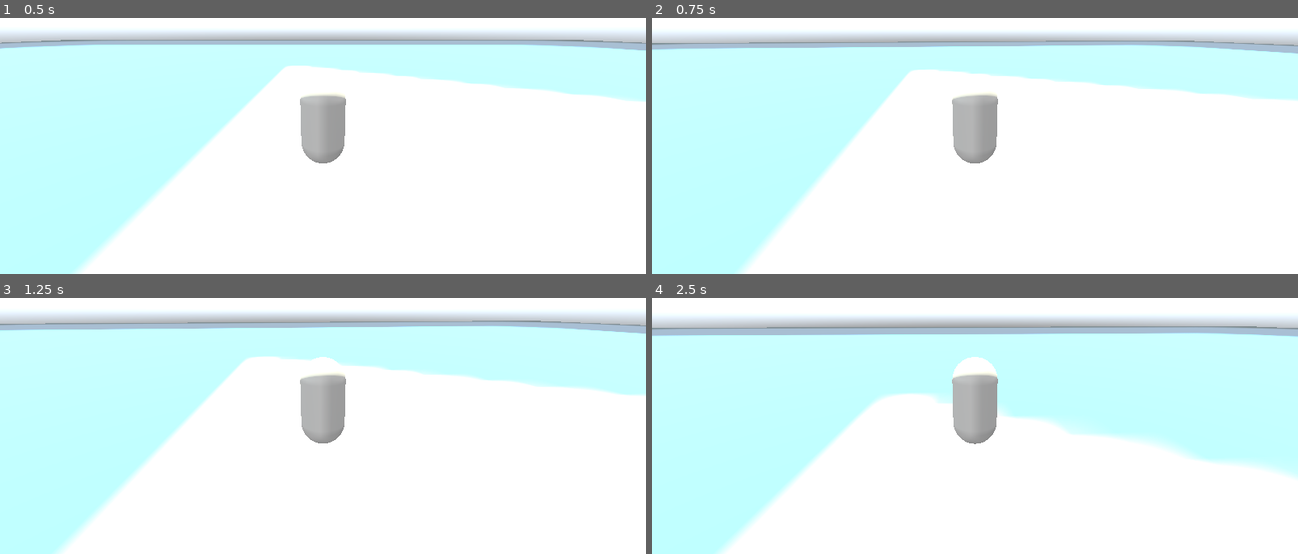
Above: before the commit, frames 1-4 (two rows, left to right).
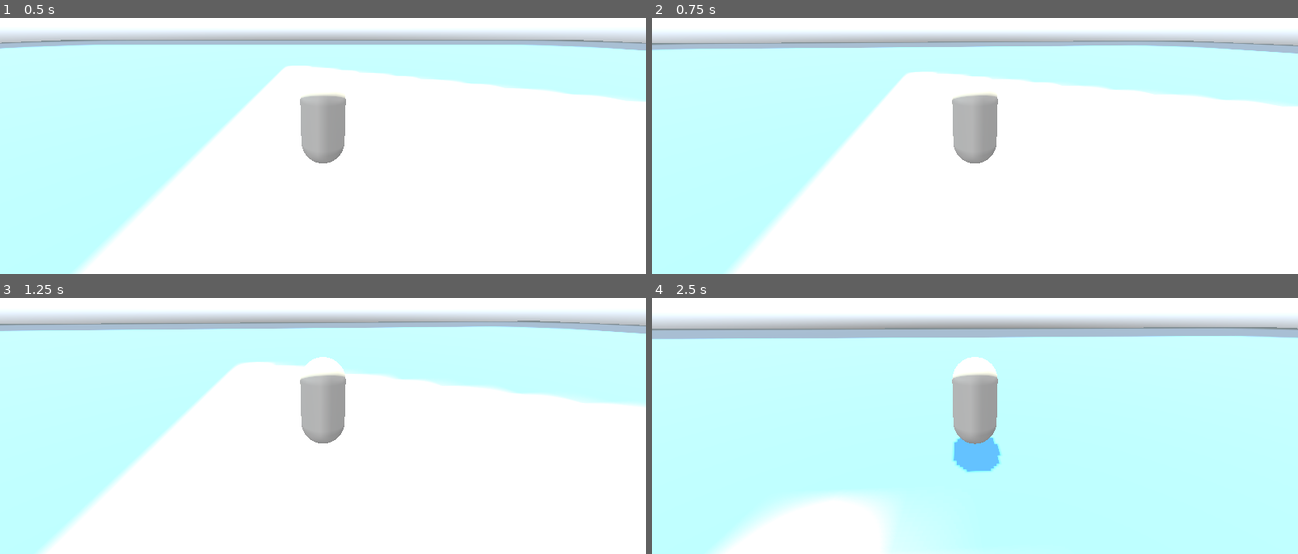
Above: after the commit, the same moments.

Repository: tabyrocket/rat-souls
Game: Godot game, scene res://scenes/test_scene.tscn
Two runs of this game, one before a commit and one after it. Both use one fixed random seed, a clock stepped at 60 frames per second and the inputs below. The engine's default icon, where the game draws it, is replaced by a stand-in: a white triangle on a blue panel in a dark square. A sky picture missing from this copy of the repository is replaced by a grey-blue gradient.
Inputs (mouse positions are in pixels of both pictures, inside the frame that each line leads up to):
- Up to frame 1 (0.5 s): no input
- Up to frame 2 (0.75 s): move the mouse to (1007, 92) at 0.52 s; hold W (move_forward) from 0.53 s (still down); tap Space (dodge) at 0.6 s
- Up to frame 3 (1.25 s): keep holding W (move_forward)
- Up to frame 4 (2.5 s): keep holding W (move_forward); move the mouse to (942, 374) at 1.27 s; tap Space (dodge) at 1.35, 2.1 s; move the mouse to (987, 367) at 2.02 s

Frame 1 is identical in both runs. In frame 2, 2.1% of the frame differs, in the area x 0-100%, y 8-100%; in frame 3, 3.9%; in frame 4, 36%, in the area x 0-100%, y 11-100%.

Commit message:
Basic dodge + SFX

Diff:
--- a/rat-souls/characters/player/player.gd
+++ b/rat-souls/characters/player/player.gd
@@ -1,12 +1,25 @@
 extends CharacterBody3D
 
+# Camera settings
 @onready var camera_pivot = $CameraPivot
-
 @export var mouse_sensitivity = 0.002
 @export var controller_look_sensitivity: float = 2.0
 @export var min_look_angle_deg: float = -60.0
 @export var max_look_angle_deg: float = 20.0
 
+# SFX
+@onready var dodge_sfx: AudioStreamPlayer3D = $DodgeSFX
+
+# Dodge settings
+@export var dodge_speed: float = 14.0
+@export var dodge_duration: float = 0.20
+@export var dodge_cooldown: float = 0.60
+var is_dodging: bool = false
+var dodge_timer: float = 0.0
+var dodge_cooldown_timer: float = 0.0
+var dodge_direction: Vector3 = Vector3.ZERO
+
+# Movement variables
 var speed = 6.0
 var gravity = ProjectSettings.get_setting("physics/3d/default_gravity")
 
@@ -14,24 +27,45 @@
 	Input.set_mouse_mode(Input.MOUSE_MODE_CAPTURED)
 
 func _input(event):
+	# Handle mouse look
 	if event is InputEventMouseMotion:
 		rotate_y(-event.relative.x * mouse_sensitivity)
 		camera_pivot.rotation.x -= event.relative.y * mouse_sensitivity
-
 		camera_pivot.rotation.x = clamp(camera_pivot.rotation.x, deg_to_rad(min_look_angle_deg), deg_to_rad(max_look_angle_deg))
 
 func _physics_process(delta):
+	# Update dodge cooldown
+	if dodge_cooldown_timer > 0.0:
+		dodge_cooldown_timer -= delta
+
+	# Handle controller look input
 	var look_input = Input.get_vector("look_left", "look_right", "look_up", "look_down")
 	if look_input != Vector2.ZERO:
 		rotate_y(-look_input.x * controller_look_sensitivity * delta)
 		camera_pivot.rotation.x -= look_input.y * controller_look_sensitivity * delta
 		camera_pivot.rotation.x = clamp(camera_pivot.rotation.x, deg_to_rad(min_look_angle_deg), deg_to_rad(max_look_angle_deg))
 
+	# Handle movement input
 	var input_dir = Input.get_vector("move_left", "move_right", "move_forward", "move_back")
+	if Input.is_action_just_pressed("dodge") and dodge_cooldown_timer <= 0.0 and not is_dodging:
+		is_dodging = true
+		dodge_timer = dodge_duration
+		dodge_cooldown_timer = dodge_cooldown
+		dodge_sfx.play()
+
+		dodge_direction = (transform.basis * Vector3(input_dir.x, 0, input_dir.y)).normalized()
+		if dodge_direction == Vector3.ZERO:
+			dodge_direction = -transform.basis.z
 
 	var direction = (transform.basis * Vector3(input_dir.x, 0, input_dir.y)).normalized()
 
-	if direction:
+	if is_dodging:
+		dodge_timer -= delta
+		velocity.x = dodge_direction.x * dodge_speed
+		velocity.z = dodge_direction.z * dodge_speed
+		if dodge_timer <= 0.0:
+			is_dodging = false
+	elif direction:
 		velocity.x = direction.x * speed
 		velocity.z = direction.z * speed
 	else:
--- a/rat-souls/characters/player/player.tscn
+++ b/rat-souls/characters/player/player.tscn
@@ -1,6 +1,7 @@
 [gd_scene format=3 uid="uid://3kuq0wfqgwca"]
 
 [ext_resource type="Script" uid="uid://spappu2fk6ei" path="res://characters/player/player.gd" id="1_508ok"]
+[ext_resource type="AudioStream" uid="uid://cdxaqenhkkuvi" path="res://assets/sound/sfx/dash.mp3" id="2_xxgcw"]
 
 [sub_resource type="CapsuleShape3D" id="CapsuleShape3D_6p3mc"]
 
@@ -22,3 +23,7 @@
 
 [node name="CSGTorus3D" type="CSGTorus3D" parent="." unique_id=411861124]
 transform = Transform3D(0.5, 0, 0, 0, 0.5, 0, 0, 0, 0.5, 0, 0.444, -0.383)
+
+[node name="DodgeSFX" type="AudioStreamPlayer3D" parent="." unique_id=1654719454]
+stream = ExtResource("2_xxgcw")
+bus = &"SFX"
--- /dev/null
+++ b/rat-souls/default_bus_layout.tres
@@ -0,0 +1,15 @@
+[gd_resource type="AudioBusLayout" format=3 uid="uid://de000jff3efls"]
+
+[resource]
+bus/1/name = &"BGM"
+bus/1/solo = false
+bus/1/mute = false
+bus/1/bypass_fx = false
+bus/1/volume_db = -17.664513
+bus/1/send = &"Master"
+bus/2/name = &"SFX"
+bus/2/solo = false
+bus/2/mute = false
+bus/2/bypass_fx = false
+bus/2/volume_db = -5.045384
+bus/2/send = &"Master"
--- a/rat-souls/scenes/test_scene.tscn
+++ b/rat-souls/scenes/test_scene.tscn
@@ -3,6 +3,7 @@
 [ext_resource type="PackedScene" uid="uid://3kuq0wfqgwca" path="res://characters/player/player.tscn" id="1_g7g4h"]
 [ext_resource type="Texture2D" uid="uid://mu440am4ewul" path="res://assets/world/quadrangle_sunny_4k.exr" id="2_j8ivh"]
 [ext_resource type="Texture2D" uid="uid://dk7pyoxf07ucc" path="res://icon.svg" id="2_nd71p"]
+[ext_resource type="AudioStream" uid="uid://coynmlws2v3om" path="res://assets/sound/bgm/challenge_music.mp3" id="4_7ddre"]
 
 [sub_resource type="StandardMaterial3D" id="StandardMaterial3D_7ddre"]
 albedo_texture = ExtResource("2_nd71p")
@@ -37,3 +38,8 @@
 
 [node name="WorldEnvironment" type="WorldEnvironment" parent="." unique_id=1693026895]
 environment = SubResource("Environment_qjeyg")
+
+[node name="AudioStreamPlayer" type="AudioStreamPlayer" parent="." unique_id=711614748]
+stream = ExtResource("4_7ddre")
+autoplay = true
+bus = &"BGM"
Not shown, added: rat-souls/assets/sound/bgm/challenge_music.mp3.import
Not shown, added: rat-souls/assets/sound/sfx/dash.mp3.import
Not shown, added: planning/scope.md
Not shown, added: rat-souls/assets/sound/bgm/challenge_music.mp3
Not shown, added: rat-souls/assets/sound/sfx/dash.mp3
